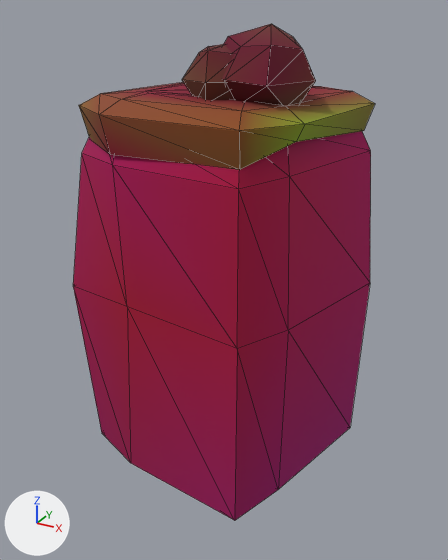
Renders of the glTF model ArtSource/Exports/Environment/Cliff_Pillar_Small.glb from each side of a commit.
Both versions are drawn from a 50 mm camera at (2.09, -3.88, 3.05) aimed at (0.0, -0.08, 1.15). Arrows for +X, +Y and +Z are at lower left; the lights stay in place. The older version comes first. Mesh edges are drawn as thin lines. Vertices at exactly the same position are counted once.

The older version as bpy lines, for what is in view:
```python
me_cliff_pillar_small = bpy.data.meshes.new('Cliff_Pillar_Small')
me_cliff_pillar_small.from_pydata(...)  # 110 vertices, 204 faces; spans x -1.04..0.95, y -0.88..0.97, z -0.3..2.96
# faces by material slot: [60, 60, 84]
me_cliff_pillar_small.materials.append(mat_m_env_cliff)
me_cliff_pillar_small.materials.append(mat_m_env_grass)
me_cliff_pillar_small.materials.append(mat_m_env_bush)
ob_cliff_pillar_small = bpy.data.objects.new('Cliff_Pillar_Small', me_cliff_pillar_small)
ob_cliff_pillar_small.location = (0.0, 0.0, 0.0)
```
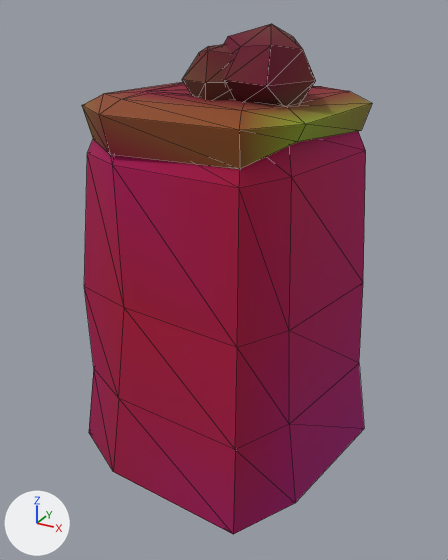
Location of each change, (x1, y1, x2, y2) in pixels of the pictures (448 x 560 px; the box of a moved part takes in the faces that stretch with it):
'Cliff_Pillar_Small', reshaped: before (73, 24, 375, 520); after (82, 24, 372, 534)
part 1 of me_cliff_pillar_small, moved or reshaped: before (73, 88, 375, 520); after (82, 88, 372, 534)

The change in detail:
me_cliff_pillar_small is used by ob_cliff_pillar_small; location (0.0, 0.0, 0.0).
me_cliff_pillar_small had 110 vertices, 204 faces and spanned x -1.04..0.95, y -0.88..0.97, z -0.3..2.96.
me_cliff_pillar_small now has 118 vertices, 220 faces and spans x -1.04..1.02, y -1.0..1.01, z -0.3..2.96.
Part 1, on me_cliff_pillar_small:
8 vertices are removed from x -0.93..0.91, y -0.88..0.9, z -0.3.
22 faces are deleted.
5 vertices in x -0.76..0.52, y -0.84..0.48, z 1.08..2.52 move by (-0.01, 0.01, 0.0).
4 vertices in x 0.6..0.75, y -0.48..-0.42, z 1.08..2.52 move by (0.01, 0.0, 0.0).
4 vertices in x 0.72..0.87, y 0.47..0.53, z 2.25..2.52 move by (-0.02, -0.01, 0.0).
4 vertices in x -0.88..-0.73, y -0.53..-0.47, z 2.21..2.52 move by (0.02, 0.01, 0.0).
3 vertices in x -0.7..-0.63, y 0.43..0.46, z 2.11..2.38 move by (-0.01, 0.0, 0.0).
18 vertices move from x -1.04..0.95, y -0.85..0.97, z 1.08..2.52 to x -0.96..0.9, y -0.84..0.91, z 1.08..2.52.
16 vertices are added at x -1.04..1.02, y -1.0..1.01, z -0.3..0.35.
38 new faces join them, mat_m_env_cliff.
